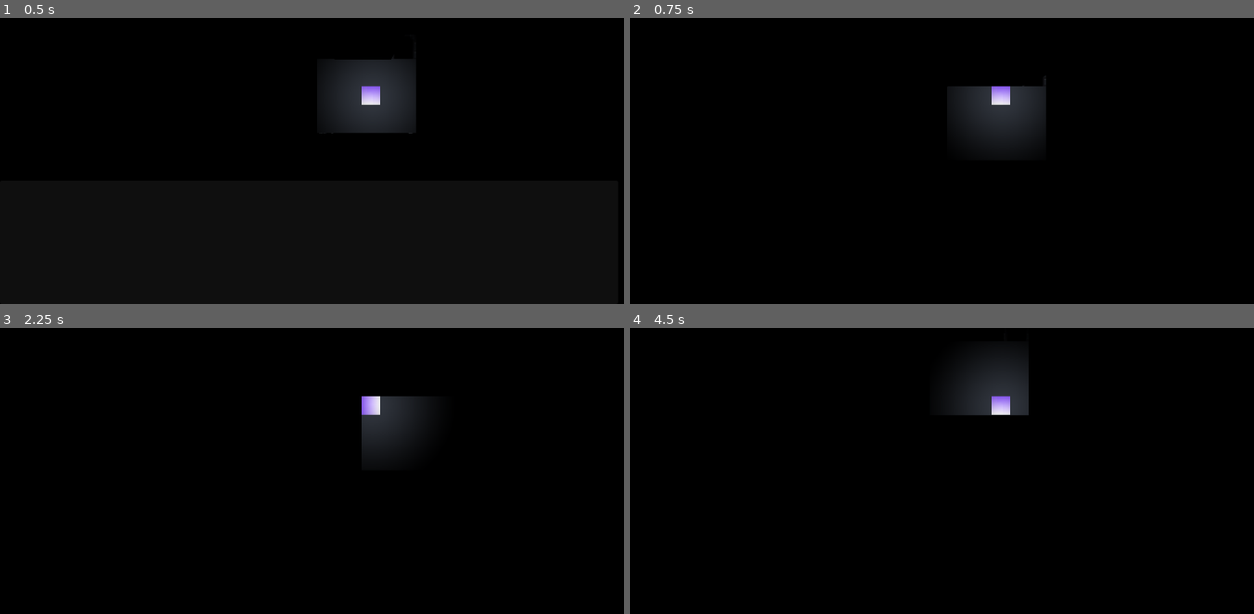
Above: before the commit, frames 1-4 (two rows, left to right).
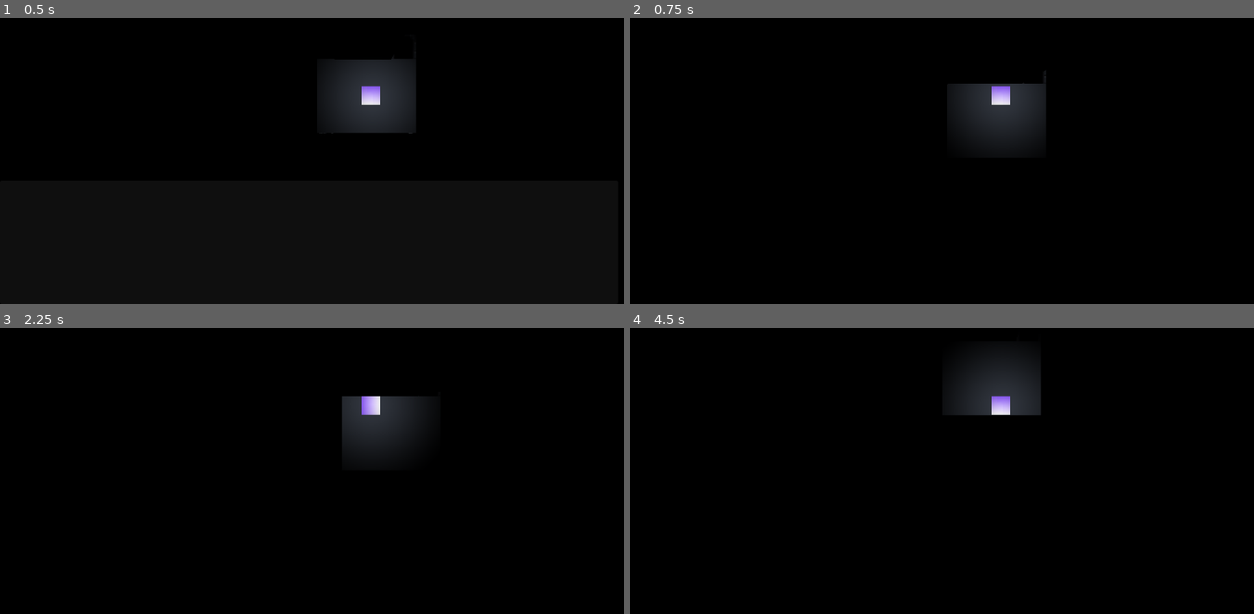
Above: after the commit, the same moments.

Repository: spdskatr/perplex-temple
Game: Godot game, scene res://scenes/test_rokas.tscn
Same seed, same stepped clock (60 frames per second), same inputs: the game is played once before the commit and once after it. This scene is started directly instead of the project's main scene.
Inputs:
- Up to frame 1 (0.5 s): no input
- Up to frame 2 (0.75 s): tap Enter (accept) at 0.5 s; hold Up (up) from 0.53 s (still down); hold Shift (shift) from 0.53 s (still down)
- Up to frame 3 (2.25 s): tap Enter (accept) at 1.25, 1.35, 2 s; release Shift (shift) at 1.28 s; tap Shift (shift) at 1.55 s; release Up (up) at 2.03 s; hold Left (left) from 2.03 s (still down); hold Shift (shift) from 2.03 s (still down)
- Up to frame 4 (4.5 s): tap Enter (accept) at 2.75, 3.5 s; release Shift (shift) at 2.78 s; tap Shift (shift) at 2.85, 3.8, 4.35 s; release Left (left) at 3.53 s; hold Down (down) 3.53-4.28 s; hold Enter (accept) 3.53-4.28 s; hold Right (right) from 4.28 s (still down)

Frame 1 is identical in both runs. In frame 2, 0.1% of the frame differs, in the area x 51-67%, y 18-24%; in frame 3, 0.6%, in the area x 54-58%, y 23-45%; in frame 4, 0.3%.

Commit message:
make player move slower while pressing shift

Diff:
--- a/scenes/scripts/player.gd
+++ b/scenes/scripts/player.gd
@@ -2,6 +2,7 @@
 
 @export var elements: Array[Element.TYPE] = []
 @export var speed: float = 500.0
+@export var walk_speed : float = 200.0
 @export var light: PointLight2D
 
 func get_input():
@@ -13,7 +14,10 @@
 			rotation = direction.angle()
 
 	if Element_set.can_move(elements):
-		velocity = direction * speed
+		if Input.is_action_pressed("shift"):
+			velocity = direction * walk_speed
+		else:
+			velocity = direction * speed
 	else:
 		velocity = Vector2(0, 0)
 
